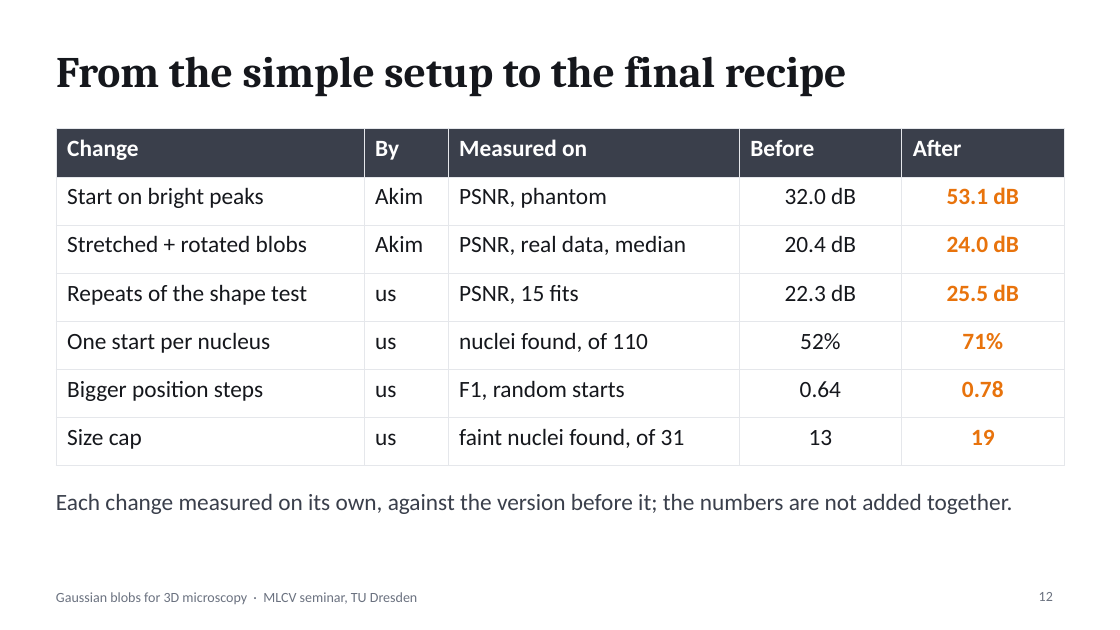
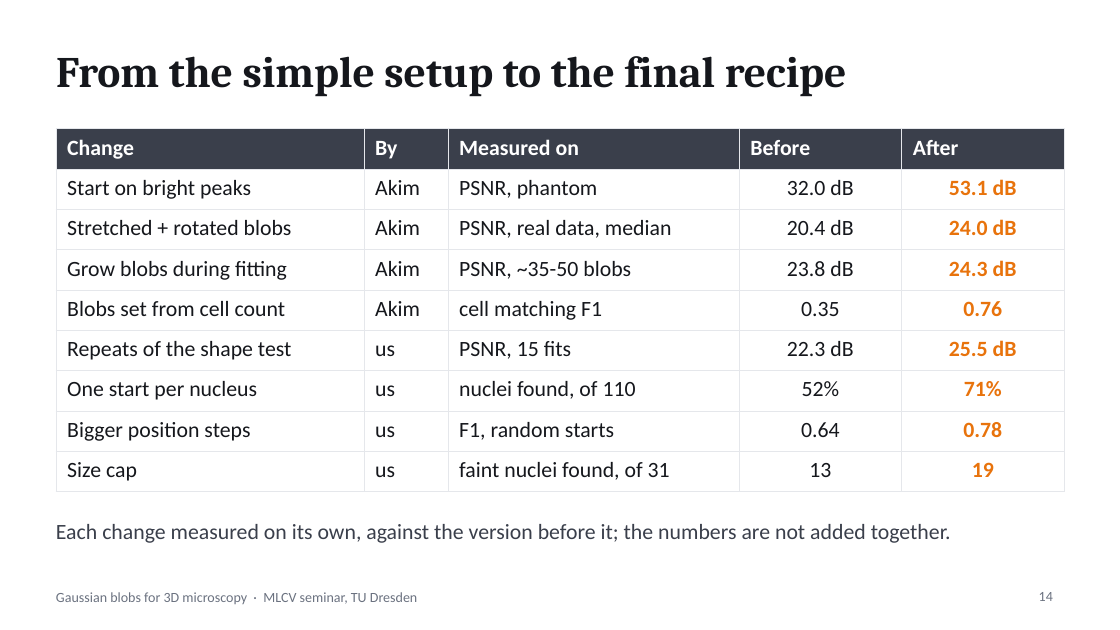
Before and after one commit to asadrizvi64/DeepLearning-Seminar-TeamProject, a slide deck: slide 14 of Gaussian_Blobs_Microscopy_v3.pptx (slide 12 before the commit). Drawn at 1120x630 pixels with LibreOffice and Linux fonts; fonts in the diff are those of the drawing. Boxes give left, top, right and bottom in pixels: in the first picture for what was removed or moved away, otherwise in the second. Text is boxed around its words. In the diff, an @@ line names an element or a change of style, - is before the commit and + after.

```diff
--- a/Gaussian_Blobs_Microscopy_v3.pptx
+++ b/Gaussian_Blobs_Microscopy_v3.pptx
@@ table at (x1=56, y1=129, x2=1064, y2=485) @@
+row 4: Grow blobs during fitting | Akim | PSNR, ~35-50 blobs | 23.8 dB | 24.3 dB
+row 5: Blobs set from cell count | Akim | cell matching F1 | 0.35 | 0.76
@@ text "Each change measured on its ..." moved from (x1=56, y1=494, x2=1012, y2=514) to (x1=56, y1=524, x2=951, y2=543) @@
@@ text "Each change measured on its ..." at (x1=56, y1=524, x2=951, y2=543): size 15 to 14 pt @@
@@ page number at (x1=1039, y1=592, x2=1053, y2=601): text changed @@
-12
+14
```
Also in this commit, not shown: 5 other slides changed, 2 slides added, 5 other files.
